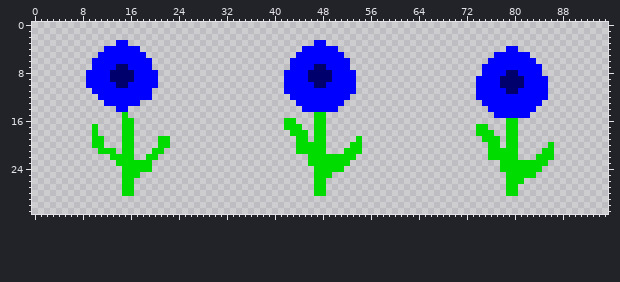
Edited in one commit: sprite sheet (dist/blue_flower.png). That is the earlier state.
The file is 96x32 pixels.
After:
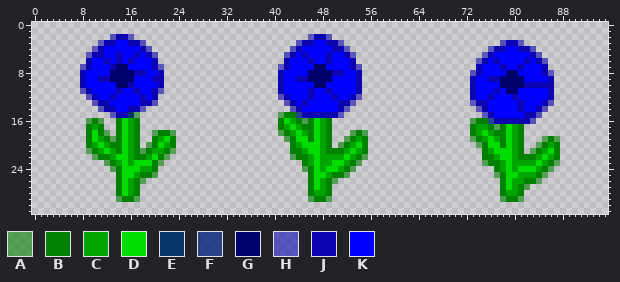
Palette (. is transparent): A #00810096  B #008100  C #00a400  D #00db00  E #073768  F #08287dd4  G #00006d  H #0c03b196  J #0c03b1  K #0000ff
Change:
Changed rows in their new state; - is an unchanged pixel.
first column x 8:
 2 -----HJJH-----------------------------HJJH--------------------------------------
 3 ---HJJ--JJH-------------------------HJJ--JJH--------------------------HJJH------
 4 --HJ------JH-----------------------HJ-----JJH-----------------------HJJ--JJH----
 5 -HJJ--J--J-JH---------------------HJ-J---J--JH---------------------HJ------JH---
 6 -J--J-J-J---J---------------------J---J--J---J--------------------HJ-J----J-JH--
 7 HJ---J------JH-------------------HJ----------JH-------------------J---J--J---J--
 8 J--------JJ--J-------------------J--------JJ--J------------------HJ----------JH-
 9 J--JJ-------JJ-------------------J--JJ--------J------------------J--JJ--------J-
10 J-------J----J-------------------J------------J------------------J--------JJJJJ-
11 HJ----J--J--JH-------------------J----J--J----J------------------J---J--------J-
12 -HJ--J----J-J--------------------HJ---J---J--JH------------------J--J---J-----J-
13 --HJJ-----JJH---------------------HJ-J-----JJH-------------------HJJ-----J---JH-
14 ---HJJ--JJH------------------------HJ------JH---------------------HJ-----J--JH--
15 -----HJJEA-----------------------ABBFJJJJJJH-----------------------HJ-----JJH---
16 -ABA--B-CB-----------------------B-CBAB-CB-----------------------ABBFJJJJJJH----
17 -BCB--B-CB-----------------------BC-CBB-CB-----------------------BCCBAB-CB------
18 -B-BA-B-CB--ABBA-----------------ABC-CB-CB---ABA-----------------BC-CBB-CB------
19 -B-CBAB-CB--BC-B------------------AB--B-CB--ABCB-----------------ABC-CB-CB---ABA
20 -BC-CBB-CB-AB-CB-------------------BC---CB-ABC-B------------------AB--B-CB--ABCB
21 -ABC-CB-CBABCCBA-------------------BBC--CBBBC-CB-------------------BC---CB-ABC-B
22 --ABBC--CBBC-BA--------------------ABBC-CCCC-CBA-------------------BBC--CBBBC-CB
23 ----ABC-C---BA-----------------------BC-CC--CBA--------------------ABBC-CCCC-CBA
24 -----AB---CCB------------------------AB-C--CBA-----------------------BC-C---CBA-
25 ------B--CBBA-------------------------B--CBBA------------------------AB--CCCBA--
26 ------B-CBA---------------------------B-CBA---------------------------B-CCBBA---
27 ------B-CB----------------------------B-CB----------------------------B-CBA-----
28 ------B-CB----------------------------BCCB----------------------------BCCB------
29 ------ABBA----------------------------ABBA----------------------------ABBA------
Where, in picture pixels (left, top, right, bottom), the same in both pictures:
changed: (80, 34, 176, 202)
changed: (278, 34, 368, 202)
changed: (470, 40, 560, 202)
